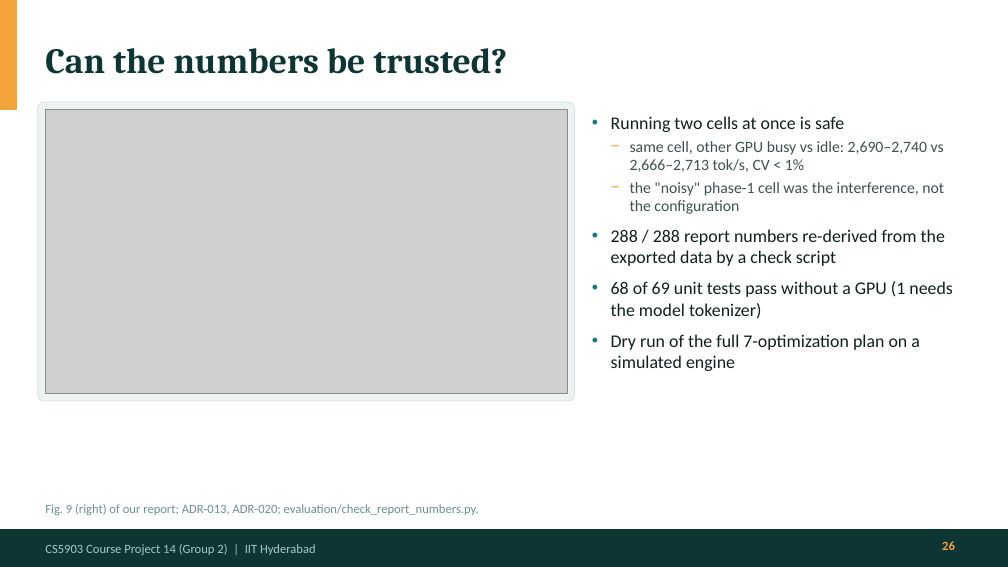
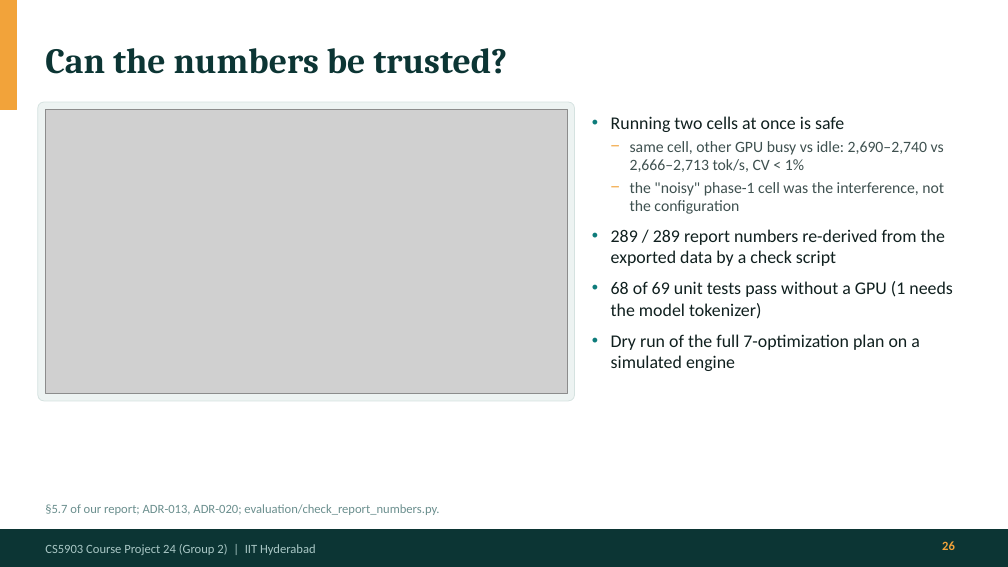
Before and after one commit to Panshul-Jindal/SpeedingUpLLMInference, a slide deck: slide 26 of docs/presentation/LLM_Serving_Final_Presentation.pptx. Drawn at 1008x567 pixels with LibreOffice and Linux fonts; fonts in the diff are those of the drawing; grey boxes stand for pictures. Boxes give left, top, right and bottom in pixels: in the first picture for what was removed or moved away, otherwise in the second. Text is boxed around its words. In the diff, an @@ line names an element or a change of style, - is before the commit and + after.

```diff
--- a/docs/presentation/LLM_Serving_Final_Presentation.pptx
+++ b/docs/presentation/LLM_Serving_Final_Presentation.pptx
@@ text at <box>611,229,945,266</box>: text changed @@
-• 288 / 288 report numbers re-derived from the exported data by a check script
+• 289 / 289 report numbers re-derived from the exported data by a check script
@@ text at <box>45,504,439,515</box>: text changed @@
-Fig. 9 (right) of our report; ADR-013, ADR-020; evaluation/check_report_numbers.py.
+§5.7 of our report; ADR-013, ADR-020; evaluation/check_report_numbers.py.
@@ text at <box>45,544,316,555</box>: text changed @@
-CS5903 Course Project 14 (Group 2) | IIT Hyderabad
+CS5903 Course Project 24 (Group 2) | IIT Hyderabad
```
Also in this commit, not shown: 27 other slides changed, 1 other file.
